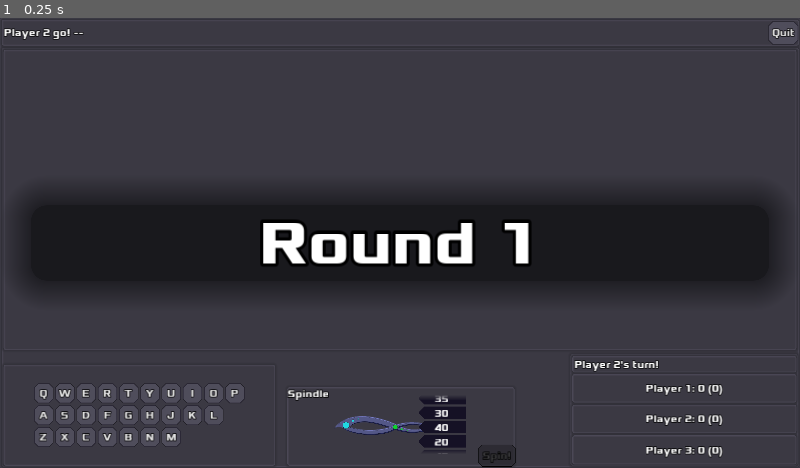
Above: before the commit, frame 1.
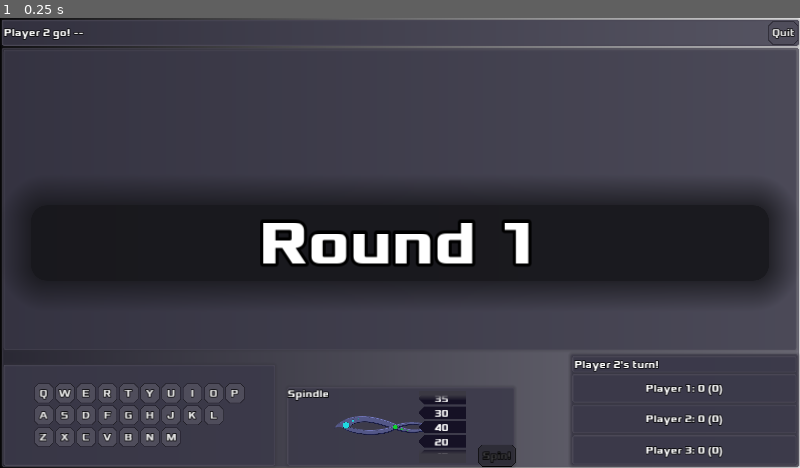
Above: after the commit, the same moment.

Repository: zacryol/spindle-of-serendipity
Game: Godot game, scene res://game/GamePanel.tscn
The game is run twice, just before and just after one commit, with the same random seed, the same clock (stepped at 60 frames per second) and the same inputs. This scene is started directly instead of the project's main scene.
Inputs:
- Up to frame 1 (0.25 s): no input

The runs differ from the first frame. In frame 1, 5.1% of the frame differs, in the area x 0-100%, y 0-100%.
Error in both runs: Division By Zero in operator '%'. (res://system/singletons/EntryManager.gd:82)

Commit message:
Looks fine enough, I guess

Diff:
--- a/godot/game/GamePanel.tscn
+++ b/godot/game/GamePanel.tscn
@@ -9,6 +9,7 @@
 [ext_resource path="res://game/VScreen.tscn" type="PackedScene" id=7]
 [ext_resource path="res://Xolonium-Bold.otf" type="DynamicFontData" id=8]
 [ext_resource path="res://game/RoundSign.gd" type="Script" id=9]
+[ext_resource path="res://tex/star_04.png" type="Texture" id=10]
 
 [sub_resource type="StyleBoxFlat" id=1]
 bg_color = Color( 0.0862745, 0.0862745, 0.101961, 0.631373 )
@@ -63,6 +64,24 @@
 bg_color = Color( 0, 0, 0, 0.278431 )
 shadow_size = 1
 
+[sub_resource type="Gradient" id=6]
+
+[sub_resource type="GradientTexture" id=7]
+gradient = SubResource( 6 )
+
+[sub_resource type="ParticlesMaterial" id=8]
+emission_shape = 2
+emission_box_extents = Vector3( 640, 1, 1 )
+flag_disable_z = true
+gravity = Vector3( 0, 98, 0 )
+initial_velocity = 32.0
+angular_velocity = 25.0
+angular_velocity_random = 1.0
+orbit_velocity = 0.0
+orbit_velocity_random = 0.0
+scale = 0.5
+color = Color( 1, 0, 0, 1 )
+
 [node name="GamePanel" type="Control"]
 anchor_right = 1.0
 anchor_bottom = 1.0
@@ -73,6 +92,7 @@
 }
 
 [node name="GP" type="PanelContainer" parent="."]
+self_modulate = Color( 1, 1, 1, 0 )
 anchor_right = 1.0
 anchor_bottom = 1.0
 __meta__ = {
@@ -117,6 +137,7 @@
 text = "Quit"
 
 [node name="Game" type="PanelContainer" parent="GP/VB"]
+self_modulate = Color( 1, 1, 1, 0.784314 )
 margin_top = 45.0
 margin_right = 1275.0
 margin_bottom = 715.0
@@ -245,6 +266,27 @@
 __meta__ = {
 "_edit_use_anchors_": false
 }
+
+[node name="CanvasLayer" type="CanvasLayer" parent="."]
+layer = -1
+
+[node name="TextureRect" type="TextureRect" parent="CanvasLayer"]
+anchor_right = 1.0
+anchor_bottom = 1.0
+texture = SubResource( 7 )
+expand = true
+__meta__ = {
+"_edit_use_anchors_": false
+}
+
+[node name="Particles2D" type="Particles2D" parent="CanvasLayer"]
+visible = false
+position = Vector2( 640, 0 )
+emitting = false
+lifetime = 4.0
+preprocess = 4.0
+process_material = SubResource( 8 )
+texture = ExtResource( 10 )
 [connection signal="pressed" from="GP/VB/Top/HB/NewG" to="." method="_on_NewG_pressed"]
 [connection signal="pressed" from="GP/VB/Top/HB/Quit" to="." method="_on_Quit_pressed"]
 [connection signal="game_log" from="GP/VB/Game/Arrange/PlayersPanel" to="." method="_log"]
--- a/godot/game/components/EntryDisplay.tscn
+++ b/godot/game/components/EntryDisplay.tscn
@@ -12,6 +12,7 @@
 }
 
 [node name="PanelContainer" type="PanelContainer" parent="."]
+self_modulate = Color( 1, 1, 1, 0.72549 )
 anchor_right = 1.0
 anchor_bottom = 1.0
 size_flags_horizontal = 3
--- a/godot/project.godot
+++ b/godot/project.godot
@@ -51,3 +51,7 @@
 window/size/test_height=720
 window/stretch/mode="2d"
 window/stretch/aspect="keep"
+
+[rendering]
+
+environment/default_clear_color=Color( 0.2, 0.2, 0.2, 1 )
Binary file changed: godot/GameTheme.theme
Not shown: 1 places in godot/game/GamePanel.tscn that only renumber resources
Binary file added: godot/tex/star_04.png
Not shown, added: godot/tex/star_04.png.import
